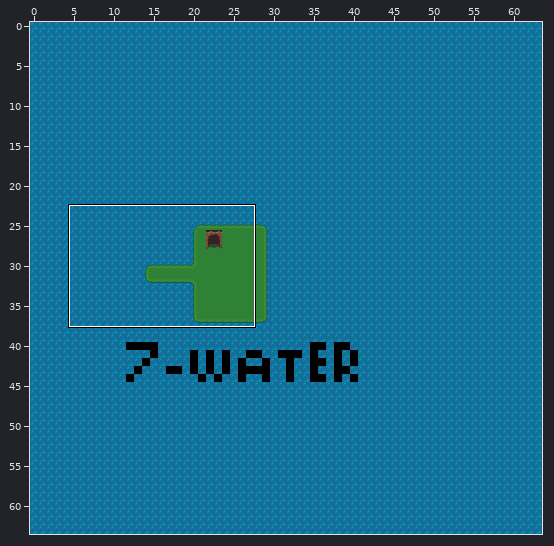
An edit to a level. Tiled map, assets/map7.tmx. The first picture is a wide view before the edit; the outline marks the close-up.
Close-up. Old version:
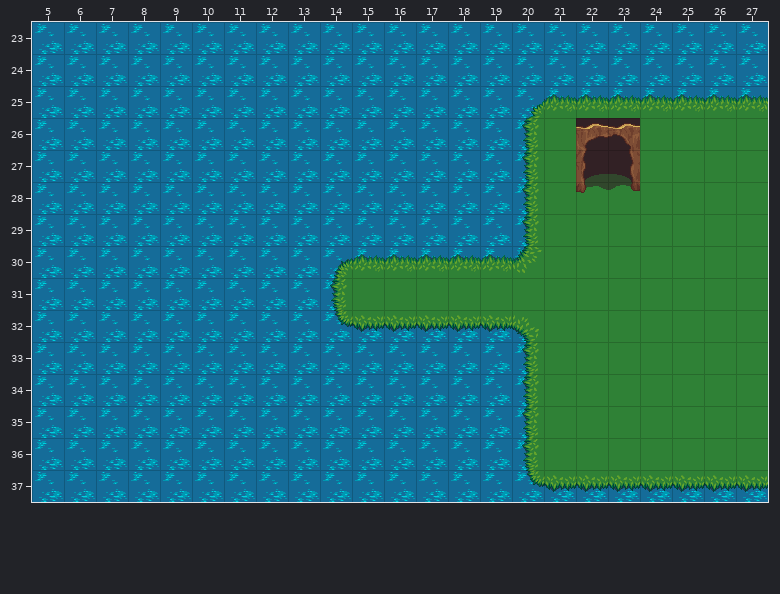
Cells are 32x32 px. Shown: x 5..27, y 23..37.
After the commit:
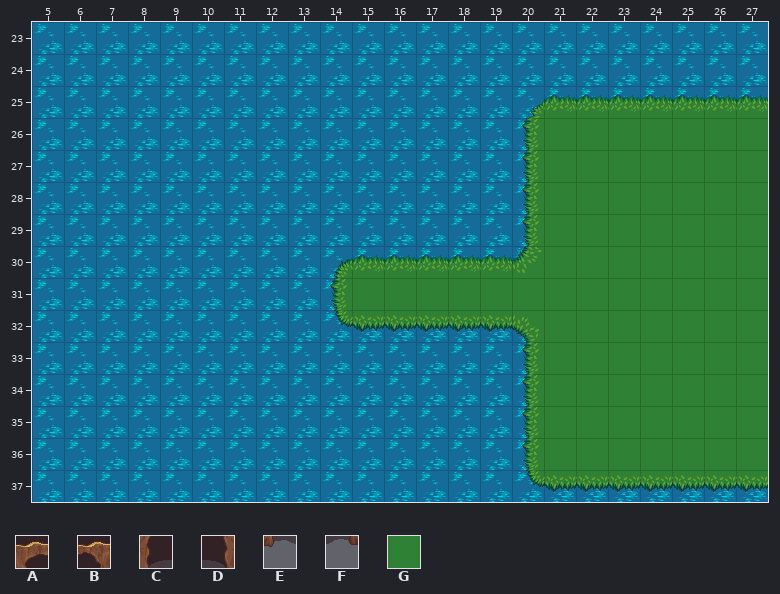
Key: from "cavernopening": A 0, B 1, C 2, D 3, E 4, F 5; from "terrain": G 190.
_ is an empty cell.
Tiles replaced or removed in this view: A, B, C, D, E, F.
Change:
Changed rows in their new state; . is an unchanged cell.
Layer "Tile Layer 3":
first column x 22:
26 GG
27 GG
28 GG
Boxes around the changes in both close-ups, in picture pixels (x1, y1, x2, y2):
changed: (576, 118, 640, 193)
